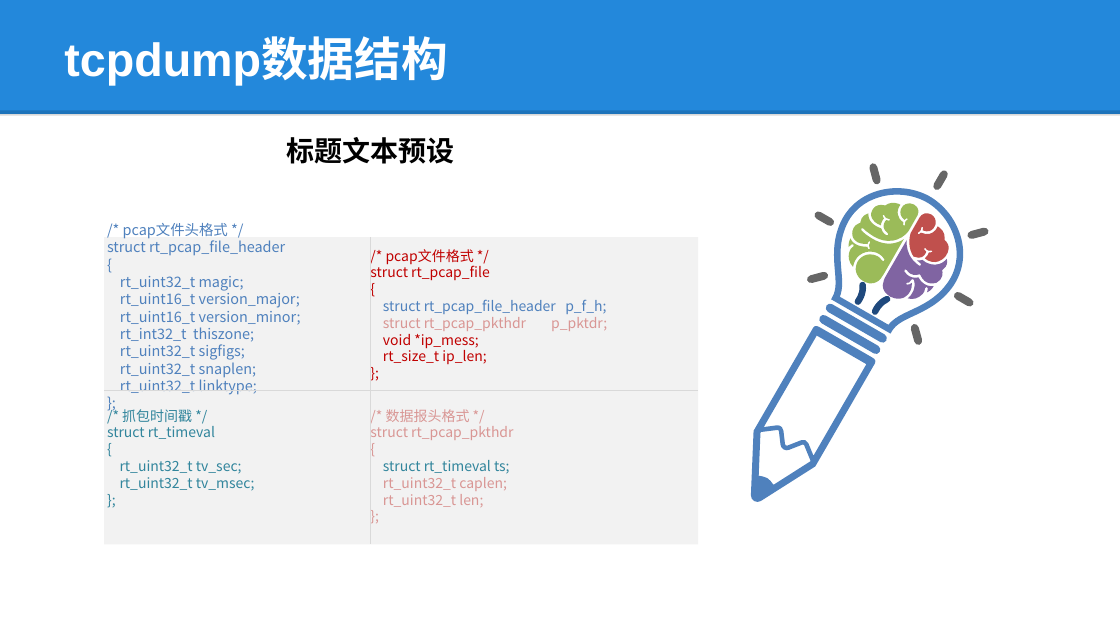
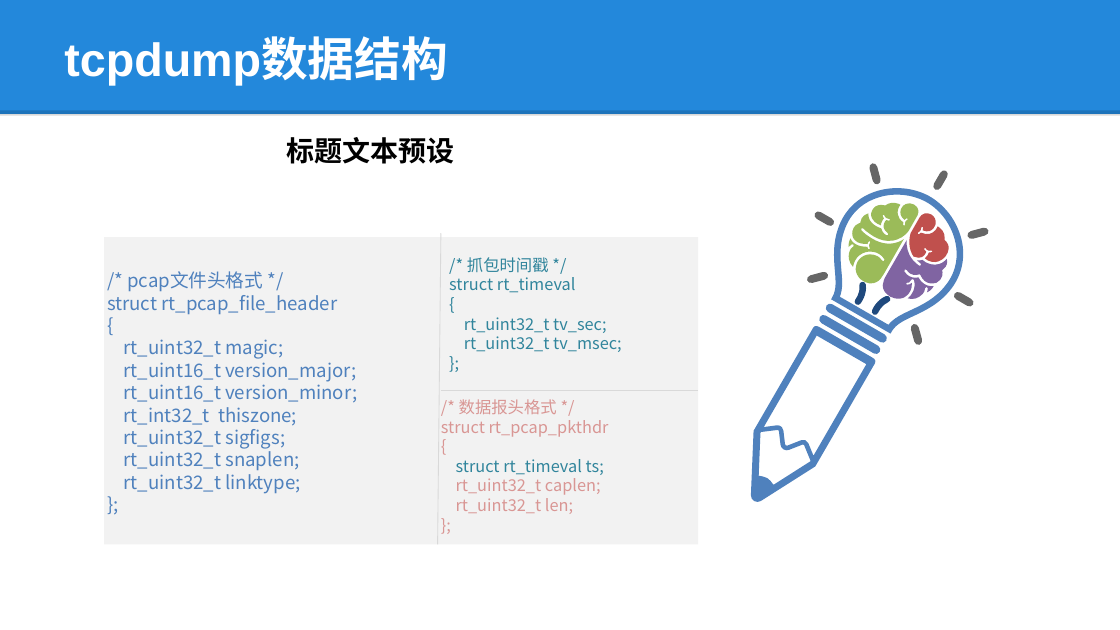
Before and after one commit to lepustse/tcpdump, a slide deck: slide 2 of tcpdump数据流程.pptx. Drawn at 1120x630 pixels with LibreOffice and Linux fonts; fonts in the diff are those of the drawing; background and template pictures are left out. Boxes give left, top, right and bottom in pixels: in the first picture for what was removed or moved away, otherwise in the second. Text is boxed around its words. In the diff, an @@ line names an element or a change of style, - is before the commit and + after.

Commit message:
修改ppt数据流程，数据结构

```diff
--- a/tcpdump数据流程.pptx
+++ b/tcpdump数据流程.pptx
@@ line moved from (371, 237) - (371, 544) to (441, 234) - (438, 544) @@
@@ text "/* pcap文件头格式 */ struct rt_pcap_file_header" at bbox=[107, 271, 357, 494]: size 12.4 to 16 pt @@
@@ text removed at bbox=[370, 249, 607, 364] @@
-/* pcap文件格式 */
-struct rt_pcap_file
-{
-struct rt_pcap_file_header p_f_h;
-struct rt_pcap_pkthdr p_pktdr;
-void *ip_mess;
-rt_size_t ip_len;
-};
@@ text "/* 抓包时间戳 */": place and size @@
-text "/* 抓包时间戳 */" at bbox=[107, 409, 255, 491]
+text "/* 抓包时间戳 */" at bbox=[449, 257, 622, 352]
@@ text "/* 抓包时间戳 */" at bbox=[449, 257, 622, 352]: size 12 to 14 pt; vertical alignment middle to top @@
@@ text "/* 数据报头格式 */": place and size @@
-text "/* 数据报头格式 */" at bbox=[370, 409, 513, 507]
+text "/* 数据报头格式 */" at bbox=[441, 399, 609, 514]
@@ text "/* 数据报头格式 */" at bbox=[441, 399, 609, 514]: size 12 to 14 pt @@
@@ line moved from (104, 391) - (698, 391) to (441, 391) - (698, 391) @@
```
Also in this commit, not shown: 1 other slide changed, 1 slide added.
